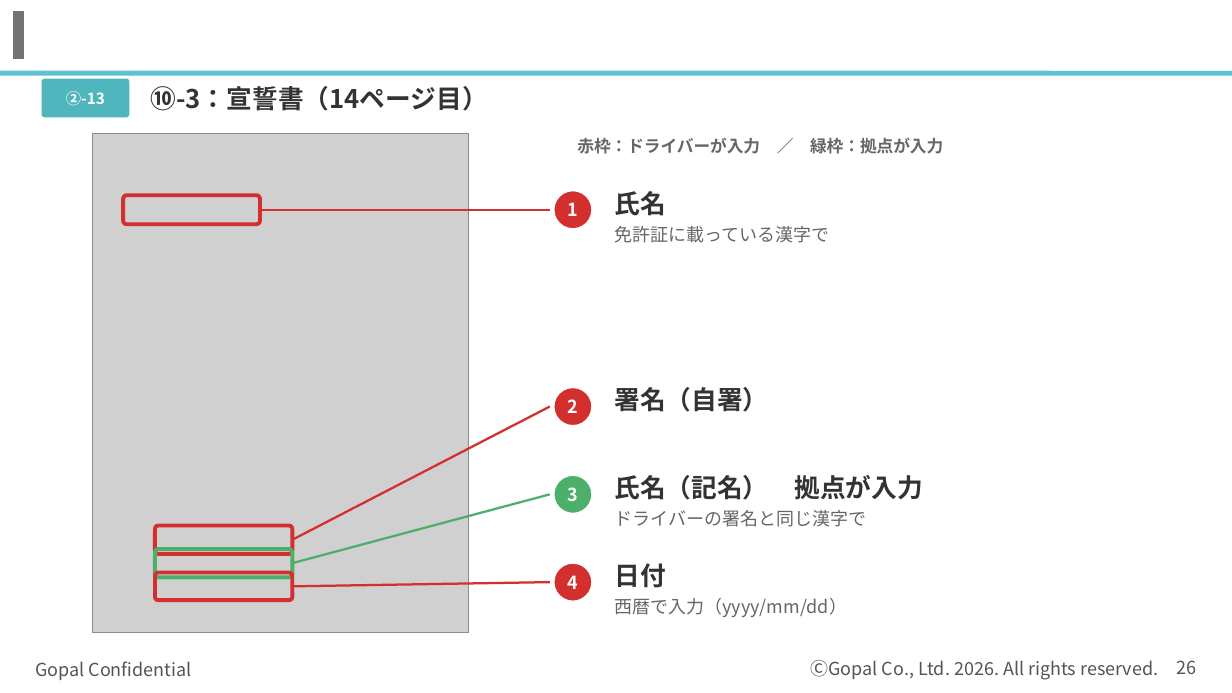
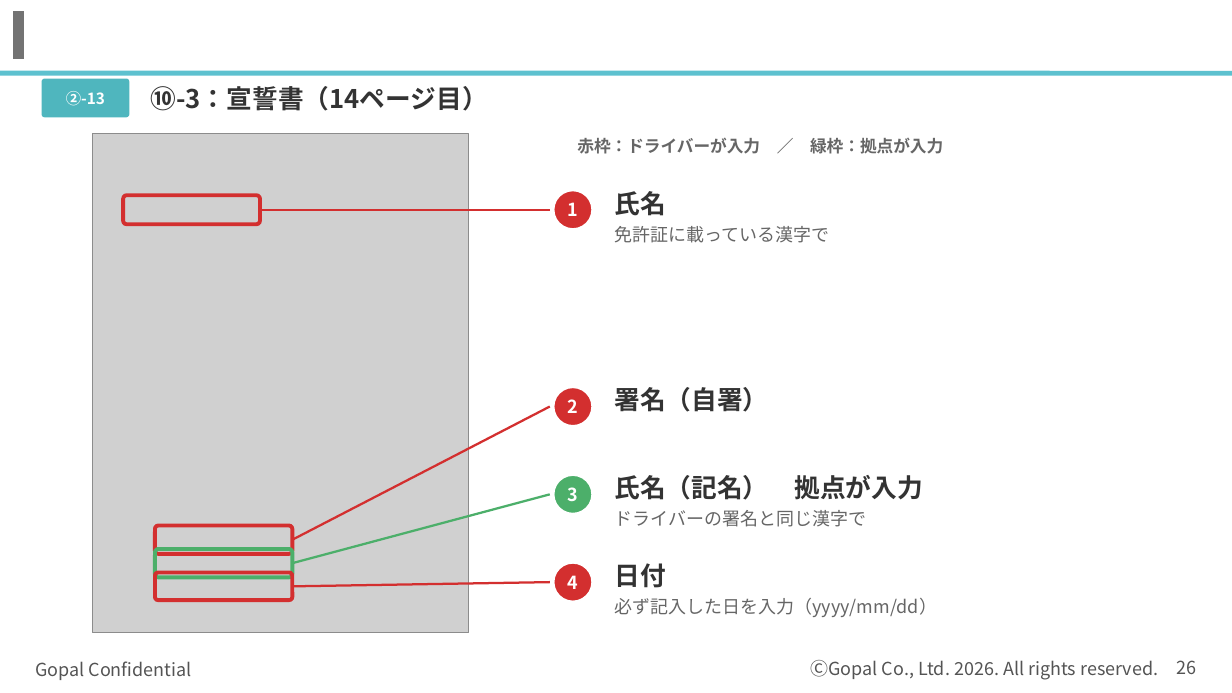
Before and after one commit to kagayugopal-eng/tamu, a slide deck: slide 26 of out/登録の流れ_書類準備まで.pptx. Drawn at 1232x693 pixels with LibreOffice and Linux fonts; fonts in the diff are those of the drawing; grey boxes stand for pictures; background and template pictures are left out. Boxes give left, top, right and bottom in pixels: in the first picture for what was removed or moved away, otherwise in the second. Text is boxed around its words. In the diff, an @@ line names an element or a change of style, - is before the commit and + after.

```diff
--- a/out/登録の流れ_書類準備まで.pptx
+++ b/out/登録の流れ_書類準備まで.pptx
@@ text at [614,598,937,617]: text changed @@
-西暦で入力（yyyy/mm/dd）
+必ず記入した日を入力（yyyy/mm/dd）
```
Also in this commit, not shown: 1 other slide changed.
